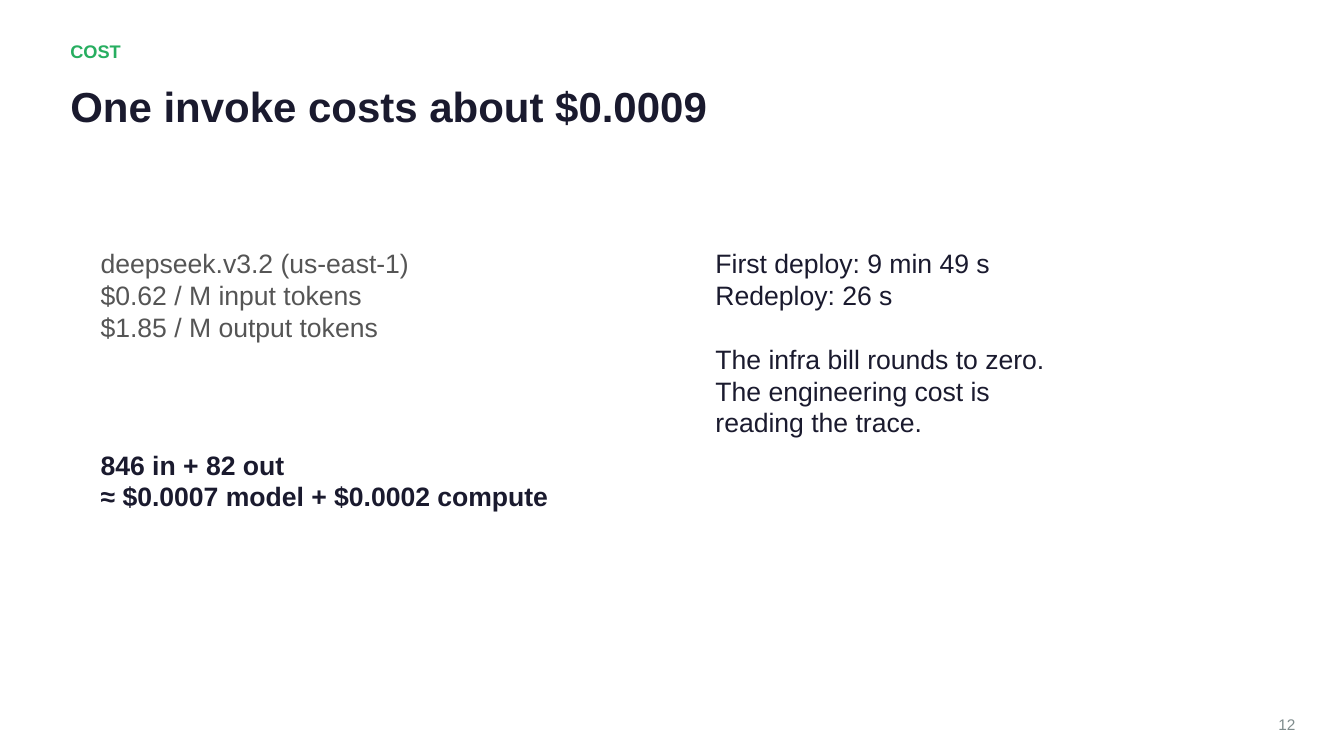
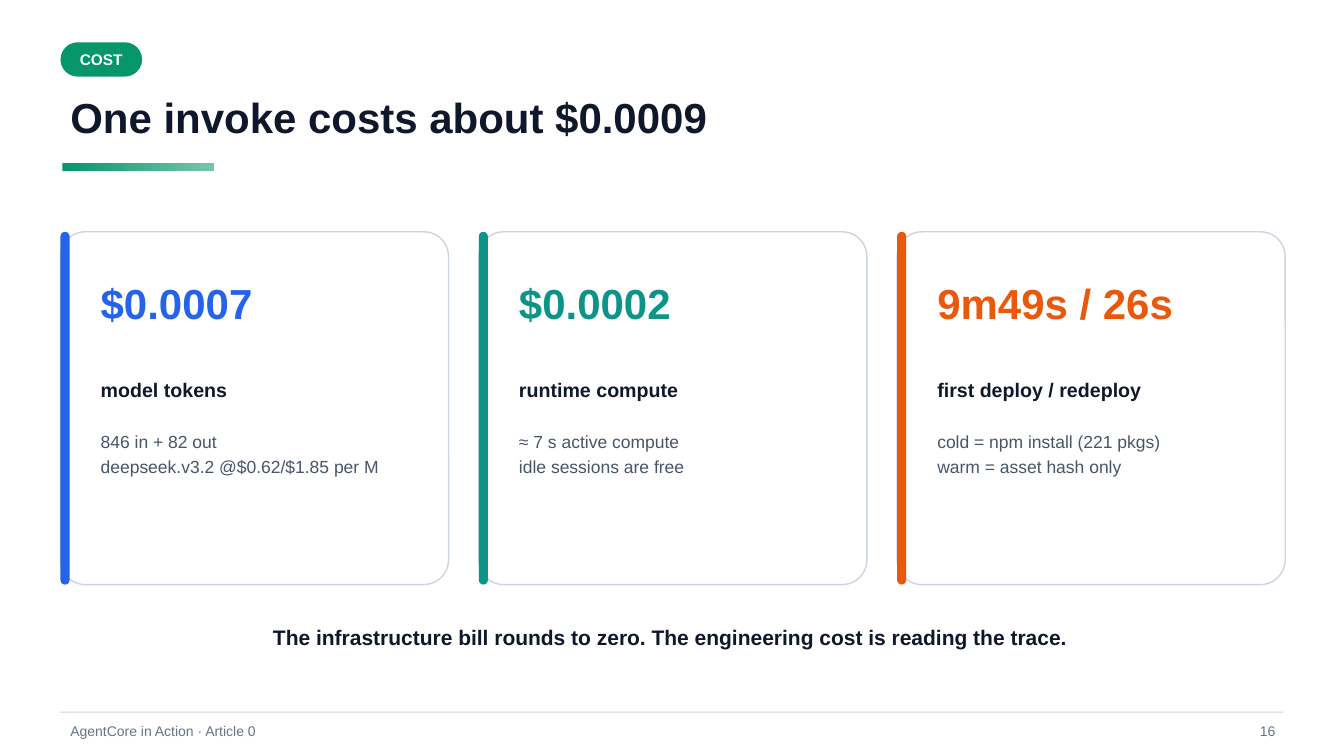
Before and after one commit to pinxiong/bedrock-agentcore-in-action, a slide deck: slide 16 of articles/decks/aws-agentcore-under-the-hood.pptx (slide 12 before the commit). Drawn at 1344x756 pixels with LibreOffice and Linux fonts; fonts in the diff are those of the drawing. Boxes give left, top, right and bottom in pixels: in the first picture for what was removed or moved away, otherwise in the second. Text is boxed around its words. In the diff, an @@ line names an element or a change of style, - is before the commit and + after.

Commit message:
a0 revision v2: vivid design system, env-first step-by-step structure, screenshot spots
- figures: 8 figures (new F0 command map), vivid palette, shadows, gradients,
  8 distinct layouts; reused across en/zh articles and deck
- en article: env checklist up front, steps 1-5 with real commands+outputs,
  6 screenshot spots, sanitized account id
- zh article: same structure, same figures, screenshot spots
- deck: 23 slides, dark gradient title/divider/closing slides, kicker chips,
  accent underlines, dark code panels, LIVE DEMO chips, number badges
- PLAN.md: v2 figure/ppt specs + screenshot-spot convention

```diff
--- a/articles/decks/aws-agentcore-under-the-hood.pptx
+++ b/articles/decks/aws-agentcore-under-the-hood.pptx
@@ rounded rectangle "COST" resized from (x1=70, y1=45, x2=120, y2=58) to (x1=60, y1=42, x2=142, y2=77) @@
@@ rounded rectangle "COST" at (x1=60, y1=42, x2=142, y2=77): size 13 to 11 pt, text colour #27AE60 to #FFFFFF; alignment left to centre; vertical alignment top to middle; fill none to #059669 @@
@@ text "One invoke costs about $0.0009" moved from (x1=70, y1=91, x2=707, y2=125) to (x1=70, y1=102, x2=707, y2=136) @@
@@ text "One invoke costs about $0.0009" at (x1=70, y1=102, x2=707, y2=136): text colour #1A1A2E to #0F172A @@
@@ rectangle added at (x1=63, y1=163, x2=214, y2=170), fill gradient #059669 to #75C5AC @@
@@ rounded rectangle added at (x1=60, y1=232, x2=449, y2=585), fill #FFFFFF, outline #CBD5E1 1 pt @@
@@ rounded rectangle added at (x1=60, y1=232, x2=70, y2=585), fill #2563EB @@
@@ rounded rectangle added at (x1=479, y1=232, x2=867, y2=585), fill #FFFFFF, outline #CBD5E1 1 pt @@
@@ rounded rectangle added at (x1=479, y1=232, x2=488, y2=585), fill #0D9488 @@
@@ rounded rectangle added at (x1=897, y1=232, x2=1286, y2=585), fill #FFFFFF, outline #CBD5E1 1 pt @@
@@ rounded rectangle added at (x1=897, y1=232, x2=906, y2=585), fill #EA580C @@
@@ text added at (x1=101, y1=288, x2=253, y2=322), 30 pt, text #2563EB, bold @@
+$0.0007
@@ text added at (x1=519, y1=288, x2=671, y2=322), 30 pt, text #0D9488, bold @@
+$0.0002
@@ text added at (x1=937, y1=289, x2=1173, y2=320), 30 pt, text #EA580C, bold @@
+9m49s / 26s
@@ text added at (x1=101, y1=382, x2=227, y2=398), 14 pt, text #0F172A, bold @@
+model tokens
@@ text added at (x1=519, y1=382, x2=678, y2=401), 14 pt, text #0F172A, bold @@
+runtime compute
@@ text added at (x1=937, y1=382, x2=1141, y2=401), 14 pt, text #0F172A, bold @@
+first deploy / redeploy
@@ text at (x1=101, y1=435, x2=379, y2=477): text changed; size 19 to 12.5 pt; text colour #555555 to #475569 @@
-deepseek.v3.2 (us-east-1)
-$0.62 / M input tokens
-$1.85 / M output tokens
+846 in + 82 out
+deepseek.v3.2 @$0.62/$1.85 per M
@@ text added at (x1=519, y1=435, x2=684, y2=473), 12.5 pt, text #475569 @@
+≈ 7 s active compute
+idle sessions are free
@@ text added at (x1=937, y1=435, x2=1160, y2=477), 12.5 pt, text #475569 @@
+cold = npm install (221 pkgs)
+warm = asset hash only
@@ text removed at (x1=101, y1=455, x2=548, y2=512) @@
-846 in + 82 out
-≈ $0.0007 model + $0.0002 compute
@@ text at (x1=273, y1=629, x2=1067, y2=650): text changed; size 19 to 15 pt; text colour #1A1A2E to #0F172A; bold on @@
-First deploy: 9 min 49 s
-Redeploy: 26 s
-The infra bill rounds to zero.
-The engineering cost is
-reading the trace.
+The infrastructure bill rounds to zero. The engineering cost is reading the trace.
@@ rectangle added at (x1=60, y1=712, x2=1284, y2=713), fill #CBD5E1 @@
@@ text removed at (x1=1278, y1=719, x2=1295, y2=730) @@
-12
@@ text added at (x1=70, y1=726, x2=256, y2=739), 10 pt, text #64748B @@
+AgentCore in Action · Article 0
@@ text added at (x1=1260, y1=726, x2=1276, y2=736), 10 pt, text #64748B @@
+16
```
Also in this commit, not shown: 10 other slides changed, 12 slides added, 6 slides removed, 21 other files.
